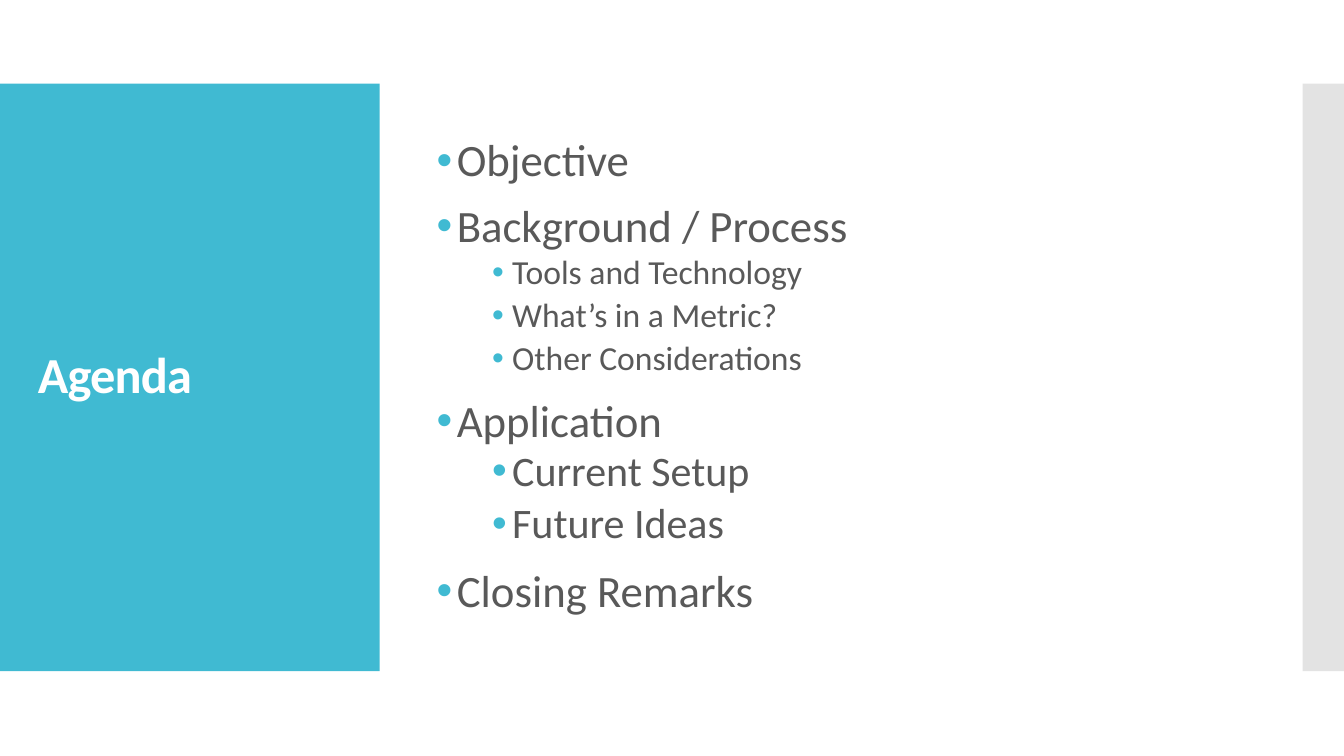
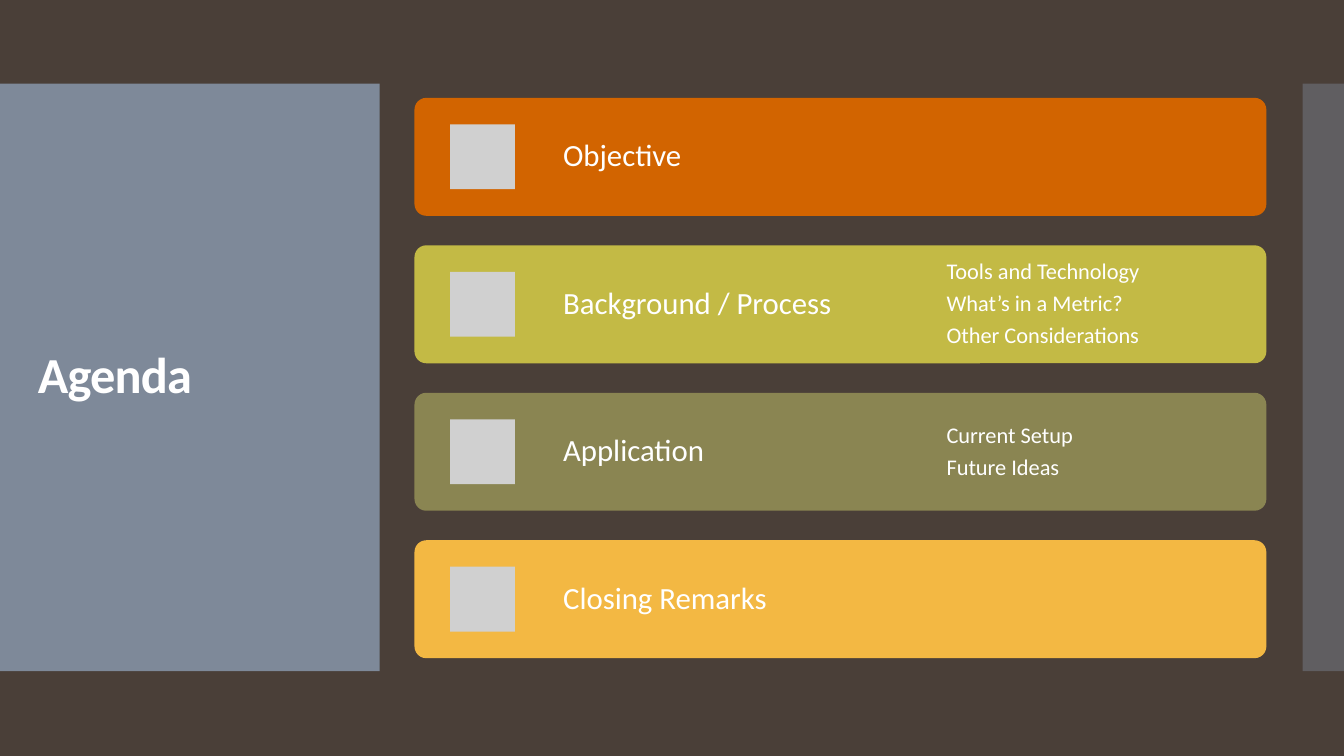
Before and after one commit to jwattier/nycdsa_ccc_nyc, a slide deck: slide 2 of Better Together CCC NYC.pptx. Drawn at 1344x756 pixels with LibreOffice and Linux fonts; fonts in the diff are those of the drawing; grey boxes stand for pictures. Boxes give left, top, right and bottom in pixels: in the first picture for what was removed or moved away, otherwise in the second. Text is boxed around its words. In the diff, an @@ line names an element or a change of style, - is before the commit and + after.

```diff
--- a/Better Together CCC NYC.pptx
+++ b/Better Together CCC NYC.pptx
@@ background #FFFFFF to #4A3F38 @@
@@ rectangle at bbox=[0, 84, 380, 671]: fill #40BAD2 to #818E9F at 95% opacity @@
@@ rectangle at bbox=[1303, 84, 1344, 671]: fill #C8C8C8 at 50% opacity to #818E9F at 40% opacity @@
@@ text removed at bbox=[457, 145, 847, 615] @@
-• Objective
-• Background / Process
-  • Tools and Technology
-  • What’s in a Metric?
-  • Other Considerations
-• Application
-  • Current Setup
-  • Future Ideas
-• Closing Remarks
@@ group added at bbox=[414, 98, 1266, 658]: 6 texts, 4 rounded rectangles, 4 pictures @@
+Objective
+Background / Process
+Tools and Technology
+What’s in a Metric?
+Other Considerations
+Application
+Current Setup
+Future Ideas
+Closing Remarks
```
Also in this commit, not shown: 10 other slides changed, 1 slide added, 6 other files.
